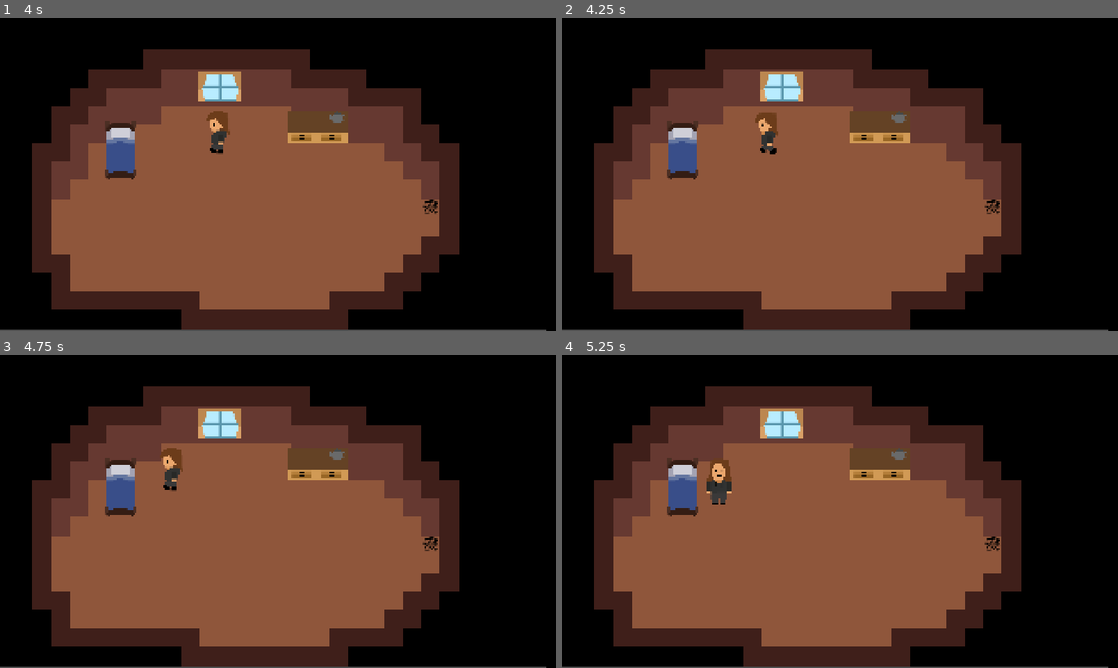
Above: before the commit, frames 1-4 (two rows, left to right).
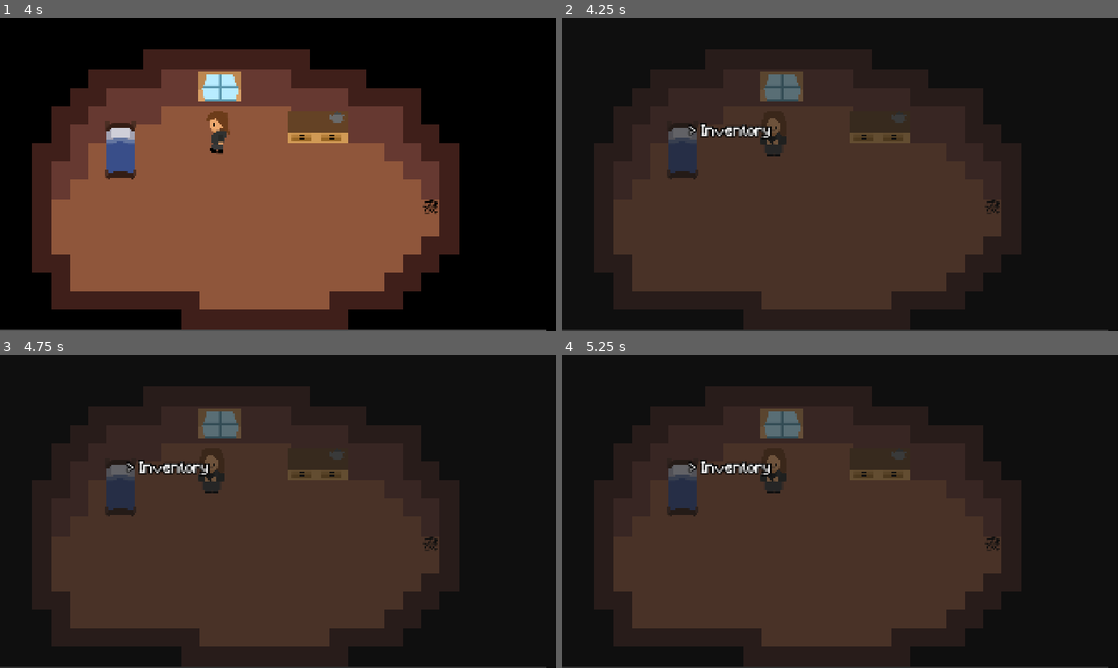
Above: after the commit, the same moments.

Repository: etper/pimpek-rpg-game
Game: Godot game, scene res://main.tscn
The game is run twice, just before and just after one commit, with the same random seed, the same clock (stepped at 60 frames per second) and the same inputs. This scene is started directly instead of the project's main scene.
Inputs:
- Up to frame 1 (4 s): tap Enter at 0.5 s; hold D (move_right) 0.53-1.28 s; hold Z (interact) 0.53-1.28 s; hold S (move_down) 1.28-2.03 s; tap Shift (sprint) at 1.35, 2.85 s; hold D (move_right) 2.03-2.78 s; hold Z (interact) 2.03-2.78 s; hold W (move_up) 2.78-3.53 s; hold A (move_left) from 3.53 s (still down); hold Z (interact) from 3.53 s (still down)
- Up to frame 2 (4.25 s): keep holding A (move_left); keep holding Z (interact); tap C (menu, bound only after the commit) at 4.15 s
- Up to frame 3 (4.75 s): keep holding A (move_left); release Z (interact) at 4.28 s; tap Shift (sprint) at 4.35 s
- Up to frame 4 (5.25 s): release A (move_left) at 5.03 s; hold S (move_down) from 5.03 s (still down); hold Z (interact) from 5.03 s (still down)

Frame 1 is identical in both runs. In frame 2, 43% of the frame differs, in the area x 0-99%, y 16-100%; in frame 3, 43%; in frame 4, 43%.

Commit message:
phone animation

Diff:
--- a/main.tscn
+++ b/main.tscn
@@ -16,10 +16,10 @@
 [ext_resource type="Script" uid="uid://dkkddgxrcrifg" path="res://scripts/events/dialogue_choice.gd" id="12_w48qg"]
 [ext_resource type="Script" uid="uid://b5ssf3oxs6qrq" path="res://scripts/events/add_item.gd" id="13_2cqfq"]
 [ext_resource type="Script" uid="uid://dat21hmcobdej" path="res://scripts/events/choice_event.gd" id="13_vivmo"]
-[ext_resource type="Script" uid="uid://defefeianjptd" path="res://scripts/events/wait_event.gd" id="15_2cqfq"]
 [ext_resource type="PackedScene" uid="uid://cp4unsyp7l3t0" path="res://scenes/game_menu.tscn" id="15_vivmo"]
 [ext_resource type="Script" uid="uid://blvf4hmy4m036" path="res://scripts/events/play_sound.gd" id="16_yaehf"]
 [ext_resource type="AudioStream" uid="uid://cfm4k56sps816" path="res://sfx/ding.wav" id="17_074og"]
+[ext_resource type="AudioStream" uid="uid://bgct76wvotn6d" path="res://sfx/teaMake.wav" id="17_lswn8"]
 [ext_resource type="Script" uid="uid://e48rq7o4roy3" path="res://scripts/events/disable_interactable.gd" id="19_82xsv"]
 [ext_resource type="Texture2D" uid="uid://icrheki1yq2y" path="res://sprites/ants.png" id="21_getpj"]
 [ext_resource type="Resource" uid="uid://c6u5ajvayp0x6" path="res://enemies/ant.tres" id="22_d13ii"]
@@ -134,10 +134,11 @@
 expression = ExtResource("9_a6jrf")
 metadata/_custom_type_script = "uid://dqkdu1jl2bi1e"
 
-[sub_resource type="Resource" id="Resource_vivmo"]
-script = ExtResource("15_2cqfq")
-seconds = 2.0
-metadata/_custom_type_script = "uid://defefeianjptd"
+[sub_resource type="Resource" id="Resource_0odxb"]
+script = ExtResource("16_yaehf")
+sound = ExtResource("17_lswn8")
+wait_until_finished = true
+metadata/_custom_type_script = "uid://blvf4hmy4m036"
 
 [sub_resource type="Resource" id="Resource_yaehf"]
 script = ExtResource("16_yaehf")
@@ -162,7 +163,7 @@
 [sub_resource type="Resource" id="Resource_074og"]
 script = ExtResource("12_w48qg")
 text = "Tak"
-events = Array[ExtResource("7_5vw27")]([SubResource("Resource_vivmo"), SubResource("Resource_yaehf"), SubResource("Resource_cegan"), SubResource("Resource_d13ii"), SubResource("Resource_getpj")])
+events = Array[ExtResource("7_5vw27")]([SubResource("Resource_0odxb"), SubResource("Resource_yaehf"), SubResource("Resource_cegan"), SubResource("Resource_d13ii"), SubResource("Resource_getpj")])
 metadata/_custom_type_script = "uid://dkkddgxrcrifg"
 
 [sub_resource type="Resource" id="Resource_2cqfq"]
@@ -203,6 +204,7 @@
 
 [node name="Main" type="Node2D" unique_id=1148531345]
 script = ExtResource("1_lswn8")
+metadata/_edit_horizontal_guides_ = [-442.0]
 
 [node name="BG Music" type="AudioStreamPlayer2D" parent="." unique_id=701678097]
 stream = ExtResource("1_1u8w0")
--- a/pimpek_frames.tres
+++ b/pimpek_frames.tres
@@ -1,6 +1,7 @@
 [gd_resource type="SpriteFrames" format=3 uid="uid://dpxvr6jaeing"]
 
 [ext_resource type="Texture2D" uid="uid://btp7j7ykksp5b" path="res://sprites/pimpekWalk.png" id="1_t8ojn"]
+[ext_resource type="Texture2D" uid="uid://hccm8sha14g7" path="res://sprites/pimpekPhoneAnim.png" id="2_3mqsh"]
 
 [sub_resource type="AtlasTexture" id="AtlasTexture_t8ojn"]
 atlas = ExtResource("1_t8ojn")
@@ -90,6 +91,14 @@
 }, {
 "frames": [{
 "duration": 1.0,
+"texture": ExtResource("2_3mqsh")
+}],
+"loop": 1,
+"name": &"phone",
+"speed": 5.0
+}, {
+"frames": [{
+"duration": 1.0,
 "texture": SubResource("AtlasTexture_3mqsh")
 }, {
 "duration": 1.0,
--- a/project.godot
+++ b/project.godot
@@ -14,6 +14,10 @@
 run/main_scene="uid://oqjnhwwiuo87"
 config/features=PackedStringArray("4.7", "GL Compatibility")
 config/icon="res://sprites/icon.svg"
+
+[audio]
+
+buses/default_bus_layout="uid://dvydw4aejm246"
 
 [autoload]
 
@@ -74,7 +78,7 @@
 }
 menu={
 "deadzone": 0.2,
-"events": [null, Object(InputEventKey,"resource_local_to_sce …(146 unchanged characters)… d":false,"keycode":0,"physical_keycode":4194306,"key_label":0,"unicode":0,"location":0,"echo":false,"script":null)
+"events": [null, Object(InputEventKey,"resource_local_to_sce …(146 unchanged characters)… d":false,"keycode":0,"physical_keycode":67,"key_label":0,"unicode":99,"location":0,"echo":false,"script":null)
 ]
 }
 cancel={
--- a/scenes/game_menu.tscn
+++ b/scenes/game_menu.tscn
@@ -7,16 +7,20 @@
 script = ExtResource("1_qdaa4")
 
 [node name="Panel" type="Panel" parent="." unique_id=1477923939]
-offset_right = 1920.0
-offset_bottom = 1080.0
+offset_left = -2.0
+offset_top = -2.0
+offset_right = 1918.0
+offset_bottom = 1078.0
 
 [node name="ColorRect" type="ColorRect" parent="Panel" unique_id=565813725]
+visible = false
 layout_mode = 0
 offset_right = 1919.0
 offset_bottom = 1077.0
 color = Color(0.84705883, 0.62352943, 0.39607844, 1)
 
 [node name="ColorRect2" type="ColorRect" parent="Panel" unique_id=150184807]
+visible = false
 layout_mode = 0
 offset_top = 1073.0
 offset_right = 1920.0
@@ -24,18 +28,21 @@
 color = Color(0.47988033, 0.32600692, 0.16230214, 1)
 
 [node name="ColorRect3" type="ColorRect" parent="Panel" unique_id=1966348404]
+visible = false
 layout_mode = 0
 offset_right = 1920.0
 offset_bottom = 7.0
 color = Color(0.47988033, 0.32600692, 0.16230214, 1)
 
 [node name="ColorRect4" type="ColorRect" parent="Panel" unique_id=943879248]
+visible = false
 layout_mode = 0
 offset_right = 6.0
 offset_bottom = 1074.0
 color = Color(0.47988033, 0.32600692, 0.16230214, 1)
 
 [node name="ColorRect5" type="ColorRect" parent="Panel" unique_id=106906019]
+visible = false
 layout_mode = 0
 offset_left = 1914.0
 offset_right = 1920.0
@@ -44,20 +51,13 @@
 
 [node name="MarginContainer" type="MarginContainer" parent="Panel" unique_id=1692875265]
 layout_mode = 0
-offset_left = 13.0
-offset_top = 14.0
-offset_right = 319.0
-offset_bottom = 140.0
+offset_left = 442.0
+offset_top = 370.0
+offset_right = 748.0
+offset_bottom = 496.0
 
 [node name="VBoxContainer" type="VBoxContainer" parent="Panel/MarginContainer" unique_id=1546400210]
 layout_mode = 2
-
-[node name="Title" type="Label" parent="Panel/MarginContainer/VBoxContainer" unique_id=1876141184]
-layout_mode = 2
-theme_override_constants/outline_size = 20
-theme_override_fonts/font = ExtResource("2_vrsc2")
-theme_override_font_sizes/font_size = 50
-text = "GAME MENU"
 
 [node name="Inventory" type="Label" parent="Panel/MarginContainer/VBoxContainer" unique_id=1004645893]
 layout_mode = 2
--- a/scenes/player.tscn
+++ b/scenes/player.tscn
@@ -16,7 +16,7 @@
 
 [node name="AnimatedSprite2D" type="AnimatedSprite2D" parent="." unique_id=776353048]
 sprite_frames = ExtResource("1_4flbx")
-animation = &"idle_down"
+animation = &"phone"
 
 [node name="InteractionArea" type="Area2D" parent="." unique_id=103461104]
 
--- a/scripts/player.gd
+++ b/scripts/player.gd
@@ -23,9 +23,27 @@
 	anim.frame_changed.connect(_on_frame_changed)
 
 func _physics_process(_delta):
-
 	if get_tree().paused:
 		return
+
+	var game_menu = get_tree().current_scene.get_node_or_null("GameMenu")
+
+	if game_menu != null and game_menu.is_open:
+		velocity = Vector2.ZERO
+		anim.flip_h = false
+		anim.play("phone")
+		return
+
+	if anim.animation == "phone":
+		if abs(facing.x) > abs(facing.y):
+			anim.flip_h = facing.x < 0
+			anim.play("idle_side")
+		elif facing.y < 0:
+			anim.flip_h = false
+			anim.play("idle_up")
+		else:
+			anim.flip_h = false
+			anim.play("idle_down")
 
 	var ui = get_tree().current_scene.get_node("UI")
 
Not shown: 2 places in main.tscn that only renumber resources
Not shown, added: sfx/teaMake.wav.import
Binary file added: sprites/pimpekPhoneAnim.png
Not shown, added: sprites/pimpekPhoneAnim.png.import
Not shown, added: sfx/teaMake.wav
